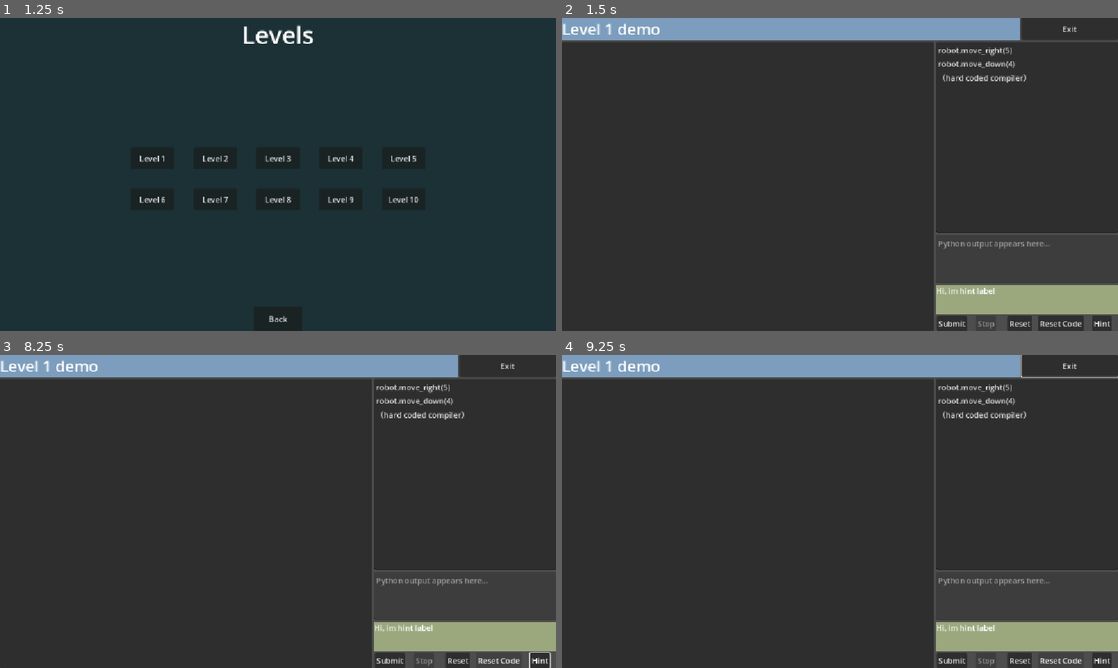
Above: before the commit, frames 1-4 (two rows, left to right).
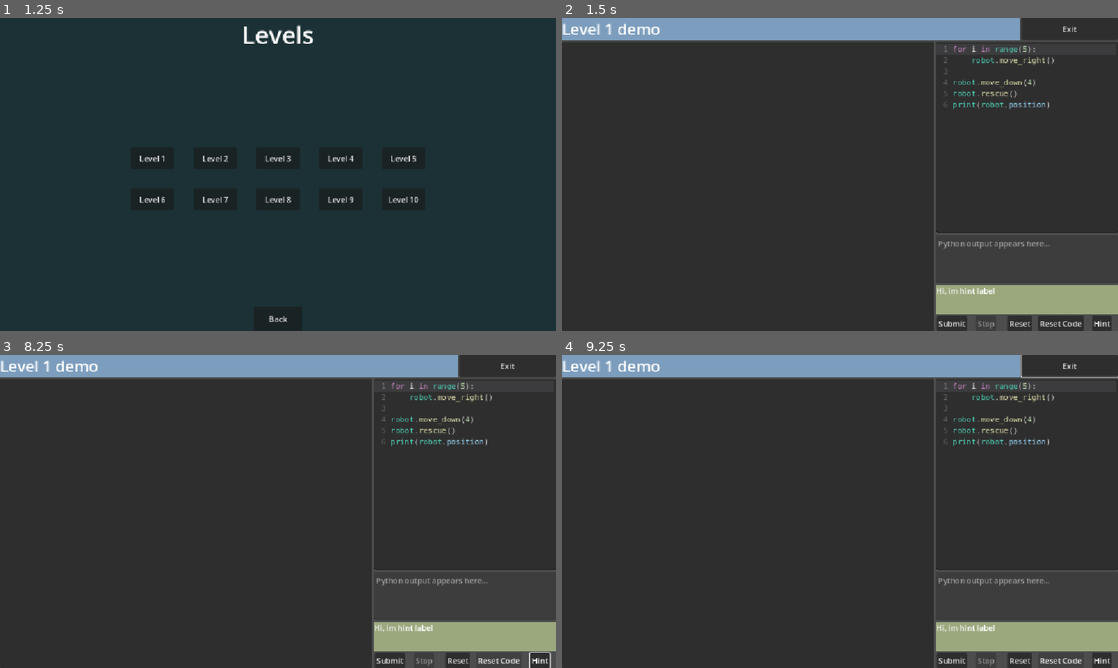
Above: after the commit, the same moments.

Repository: kingsley852412/FYP-YIKE-3-
Game: Godot game, scene res://start_menu.tscn
Same seed, same stepped clock (60 frames per second), same inputs: the game is played once before the commit and once after it.
Inputs:
- Up to frame 1 (1.25 s): click "Start Game" at 0.5 s
- Up to frame 2 (1.5 s): click "Level 2" at 1.25 s
- Up to frame 3 (8.25 s): click "Submit" at 2 s; click "Hint" at 2.75 s; click "Submit" at 3.5 s; click "Hint" at 4.25 s; click "Submit" at 5 s; click "Hint" at 5.75 s; click "Reset" at 6.5 s; click "Reset Code" at 7.25 s; tap Tab (ui_text_indent) at 8.1 s
- Up to frame 4 (9.25 s): tap Enter (ui_text_newline) at 8.75, 8.85 s; tap Tab (ui_text_indent) at 9.05 s

Frame 1 is identical in both runs. In frame 2, 1.0% of the frame differs, in the area x 67-89%, y 8-30%; in frame 3, 1.0%; in frame 4, 1.0%.
Error in both runs: Assertion failed: .tscn not found in LEVEL_PATH (res://level.gd:91)

Commit message:
Add Python syntax highlighting and indentation to player editor

Diff:
--- a/level.gd
+++ b/level.gd
@@ -36,7 +36,7 @@
 @onready var game_map_scene: GameMapScene
 
 ## The player's code input box.
-@onready var code_text_edit: TextEdit = %CodeTextEdit
+@onready var code_text_edit: CodeEdit = %CodeTextEdit
 
 ## Placeholder container that reserves screen space for the level scene.
 ## The level is added as its child, so the Panel's layout determines where the level appears.
--- a/level.tscn
+++ b/level.tscn
@@ -2,6 +2,7 @@
 
 [ext_resource type="Script" uid="uid://cmb7w4tyemdch" path="res://level.gd" id="1_u52ul"]
 [ext_resource type="PackedScene" uid="uid://n6uxis3iw2ug" path="res://confirmation_modal.tscn" id="2_vonw3"]
+[ext_resource type="Script" path="res://ui/player_code_edit.gd" id="3_code_editor"]
 
 [sub_resource type="StyleBoxFlat" id="StyleBoxFlat_5xgho"]
 bg_color = Color(0.48773485, 0.61558396, 0.73970956, 1)
@@ -58,17 +59,21 @@
 layout_mode = 2
 size_flags_horizontal = 3
 
-[node name="CodeTextEdit" type="TextEdit" parent="VBoxContainer/HBoxContainer/VBoxContainer" unique_id=1473680451]
+[node name="CodeTextEdit" type="CodeEdit" parent="VBoxContainer/HBoxContainer/VBoxContainer" unique_id=1473680451]
 unique_name_in_owner = true
 layout_mode = 2
 size_flags_horizontal = 3
 size_flags_vertical = 3
-text = "robot.move_right(5)
+text = "for i in range(5):
+    robot.move_right()
+
 robot.move_down(4)
-（hard coded compiler）"
+robot.rescue()
+print(robot.position)"
 placeholder_text = "Type instruction to the Robot here......"
 context_menu_enabled = false
 emoji_menu_enabled = false
+script = ExtResource("3_code_editor")
 
 [node name="OutputText" type="TextEdit" parent="VBoxContainer/HBoxContainer/VBoxContainer" unique_id=573219015]
 unique_name_in_owner = true
--- /dev/null
+++ b/tests/test_player_code_edit.gd
@@ -0,0 +1,125 @@
+extends SceneTree
+## Tests real editor input and the level integration; no Python syntax reimplementation.
+
+var failures := 0
+var editor: CodeEdit
+var level: Control
+
+
+func _initialize() -> void:
+	_run.call_deferred()
+
+
+func check(condition: bool, message: String) -> void:
+	if not condition:
+		failures += 1
+		push_error("FAIL: " + message)
+
+
+func prepare(text: String) -> void:
+	editor.deselect()
+	editor.text = text
+	editor.set_caret_line(editor.get_line_count() - 1)
+	editor.set_caret_column(editor.get_line(editor.get_caret_line()).length())
+	editor.grab_focus()
+	await process_frame
+
+
+func action(name: String) -> void:
+	var event := InputEventKey.new()
+	event.keycode = KEY_ENTER if name == "ui_text_newline" else KEY_TAB
+	event.shift_pressed = name == "ui_text_dedent"
+	event.pressed = true
+	root.push_input(event, true)
+	await process_frame
+	event.pressed = false
+	root.push_input(event, true)
+
+
+func color_at(line: int, column: int) -> Color:
+	var segments := editor.syntax_highlighter.get_line_syntax_highlighting(line)
+	var offsets := segments.keys()
+	offsets.sort()
+	var color := editor.get_theme_color("font_color")
+	for offset in offsets:
+		if offset > column:
+			break
+		color = segments[offset]["color"]
+	return color
+
+
+func _run() -> void:
+	level = load("res://level.tscn").instantiate()
+	root.add_child(level)
+	await process_frame
+	editor = level.code_text_edit
+	check(editor is CodeEdit, "scene uses code editor")
+	check(editor.gutters_draw_line_numbers, "line numbers enabled")
+
+	await prepare("for i in range(3): # repeat")
+	check(color_at(0, 0) == editor.KEYWORD_COLOR, "Python keyword highlighted")
+	check(color_at(0, 9) == editor.BUILTIN_COLOR, "builtin highlighted")
+	check(color_at(0, 15) == editor.NUMBER_COLOR, "number highlighted")
+	check(color_at(0, 19) == editor.COMMENT_COLOR, "comment highlighted")
+	await action("ui_text_newline")
+	check(editor.text == "for i in range(3): # repeat\n    ", "Enter indents block after inline comment")
+	check(editor.get_caret_column() == 4, "caret after four spaces")
+	await action("ui_text_indent")
+	check(editor.get_line(1) == "        ", "Tab adds four spaces")
+	await action("ui_text_dedent")
+	check(editor.get_line(1) == "    ", "Shift+Tab removes one indent")
+	check(not "\t" in editor.text, "indentation uses spaces")
+
+	await prepare("    robot.move_right()")
+	await action("ui_text_newline")
+	check(editor.get_line(1) == "    ", "Enter preserves existing indentation")
+	await prepare("if True:\n    for i in range(2):")
+	await action("ui_text_newline")
+	check(editor.get_line(2) == "        ", "nested block gets eight spaces")
+	await prepare("values = [")
+	await action("ui_text_newline")
+	check(editor.get_line(1) == "    ", "open bracket indents continuation line")
+	await prepare("message = 'if: # string'")
+	check(color_at(0, 11) == editor.STRING_COLOR, "keywords and comments inside string stay string-colored")
+	await action("ui_text_newline")
+	check(editor.get_line(1).is_empty(), "colon inside string does not indent")
+	await prepare("# if True:")
+	await action("ui_text_newline")
+	check(editor.get_line(1).is_empty(), "colon inside comment does not indent")
+	await prepare('message = """first\n# second\nlast"""\nx = 2')
+	check(color_at(1, 0) == editor.STRING_COLOR, "triple-quoted string carries across lines")
+	check(color_at(3, 4) == editor.NUMBER_COLOR, "highlighting resumes after triple-quoted string")
+
+	await prepare("robot.move_right()\nrobot.move_down()")
+	editor.select(0, 0, 1, editor.get_line(1).length())
+	await action("ui_text_indent")
+	check(editor.get_line(0).begins_with("    ") and editor.get_line(1).begins_with("    "), "Tab indents selected lines")
+	await action("ui_text_dedent")
+	check(editor.text == "robot.move_right()\nrobot.move_down()", "Shift+Tab dedents selected lines")
+	editor.deselect()
+	editor.undo()
+	check(editor.get_line(0).begins_with("    "), "indent changes participate in undo")
+
+	level._on_execution_state_changed(true)
+	var before := editor.text
+	await action("ui_text_newline")
+	check(editor.text == before and not editor.editable, "running lock prevents editor changes")
+	level._on_execution_state_changed(false)
+	level.reset_code_input(1)
+	check(editor.text == level.DEFAULT_CODE_TEXT[1].replace("\r\n", "\n"), "Reset Code preserves default source")
+	check(editor.syntax_highlighter != null, "Reset Code keeps highlighting")
+	level._on_code_error(2)
+	check(editor.get_selected_text() == "    robot.move_right()", "error-line selection works with CodeEdit")
+
+	# Submit pure Python through the actual worker to check source and output wiring.
+	editor.text = "print(sum([i for i in range(4)]))"
+	level.submit_button.pressed.emit()
+	var deadline := Time.get_ticks_msec() + 5000
+	while level.game_map_scene.compiler.is_running and Time.get_ticks_msec() < deadline:
+		await process_frame
+	check(level.output_text.text == "6\n", "CodeEdit source executes through existing Python bridge")
+	check(editor.editable, "execution restores editing")
+	level.queue_free()
+	await process_frame
+	print("Player code editor tests: %d failures" % failures)
+	quit(1 if failures else 0)
--- /dev/null
+++ b/ui/player_code_edit.gd
@@ -0,0 +1,66 @@
+extends CodeEdit
+## Python editing support. The text remains ordinary source for the CPython worker.
+
+const KEYWORD_COLOR := Color("c586c0")
+const BUILTIN_COLOR := Color("4ec9b0")
+const STRING_COLOR := Color("ce9178")
+const COMMENT_COLOR := Color("82a66b")
+const NUMBER_COLOR := Color("b5cea8")
+const FUNCTION_COLOR := Color("dcdcaa")
+const SYMBOL_COLOR := Color("d4d4d4")
+const MEMBER_COLOR := Color("9cdcfe")
+
+const KEYWORDS := [
+	"False", "None", "True", "and", "as", "assert", "async", "await", "break",
+	"class", "continue", "def", "del", "elif", "else", "except", "finally",
+	"for", "from", "global", "if", "import", "in", "is", "lambda", "nonlocal",
+	"not", "or", "pass", "raise", "return", "try", "while", "with", "yield",
+	"match", "case",
+]
+const BUILTINS := [
+	"abs", "all", "any", "bin", "bool", "bytes", "bytearray", "callable", "chr",
+	"dict", "divmod", "enumerate", "filter", "float", "format", "frozenset",
+	"hex", "int", "isinstance", "issubclass", "iter", "len", "list", "map",
+	"max", "min", "next", "object", "oct", "ord", "pow", "print", "property",
+	"range", "repr", "reversed", "round", "set", "slice", "sorted", "str",
+	"sum", "super", "tuple", "type", "zip", "Exception", "ValueError",
+	"TypeError", "RuntimeError", "ZeroDivisionError", "robot",
+]
+
+
+func _ready() -> void:
+	indent_size = 4
+	indent_use_spaces = true
+	indent_automatic = true
+	indent_automatic_prefixes = [":", "(", "[", "{"]
+	gutters_draw_line_numbers = true
+	gutters_line_numbers_min_digits = 2
+	highlight_current_line = true
+	draw_tabs = true
+	clear_string_delimiters()
+	add_string_delimiter('"""', '"""')
+	add_string_delimiter("'''", "'''")
+	add_string_delimiter('"', '"', true)
+	add_string_delimiter("'", "'", true)
+	clear_comment_delimiters()
+	add_comment_delimiter("#", "", true)
+
+	var font := SystemFont.new()
+	font.font_names = PackedStringArray(["Consolas", "Menlo", "DejaVu Sans Mono"])
+	add_theme_font_override("font", font)
+
+	var highlighter := CodeHighlighter.new()
+	highlighter.number_color = NUMBER_COLOR
+	highlighter.function_color = FUNCTION_COLOR
+	highlighter.symbol_color = SYMBOL_COLOR
+	highlighter.member_variable_color = MEMBER_COLOR
+	for keyword in KEYWORDS:
+		highlighter.add_keyword_color(keyword, KEYWORD_COLOR)
+	for builtin in BUILTINS:
+		highlighter.add_keyword_color(builtin, BUILTIN_COLOR)
+	highlighter.add_color_region('"""', '"""', STRING_COLOR)
+	highlighter.add_color_region("'''", "'''", STRING_COLOR)
+	highlighter.add_color_region('"', '"', STRING_COLOR, true)
+	highlighter.add_color_region("'", "'", STRING_COLOR, true)
+	highlighter.add_color_region("#", "", COMMENT_COLOR, true)
+	syntax_highlighter = highlighter
Not shown, added: ui/player_code_edit.gd.uid
Not shown, changed: README.md
